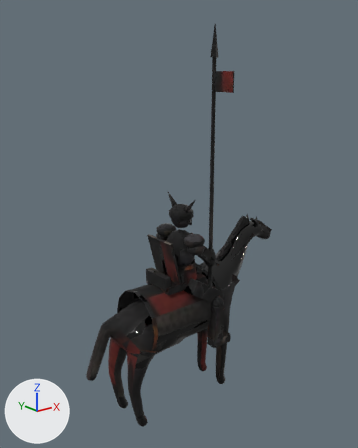
The glTF model public/models/asch_cav.glb: old version first, new version second.
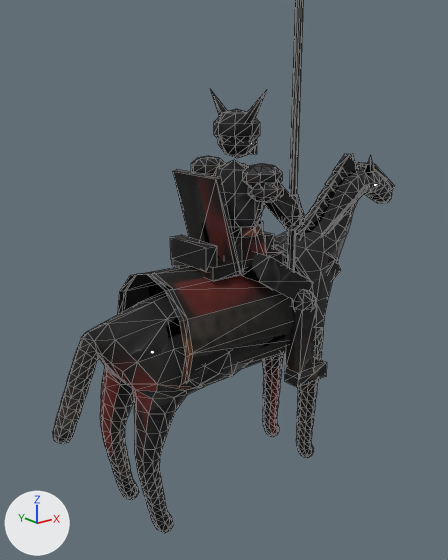
Each version appears first whole from a 50 mm camera at (-3.38, -4.15, 3.92) aimed at (-0.04, 0.03, 2.25), and next in a close-up from a 50 mm camera at (-2.44, -2.89, 2.62) aimed at (-0.22, -0.11, 1.51). The axes (+X, +Y, +Z) are drawn at lower left. The lights are the same throughout. The first two pictures are the older version. The close-ups show mesh edges as thin lines. Vertices at exactly the same position are counted once.

The first close-up shows 'asch_cav'.
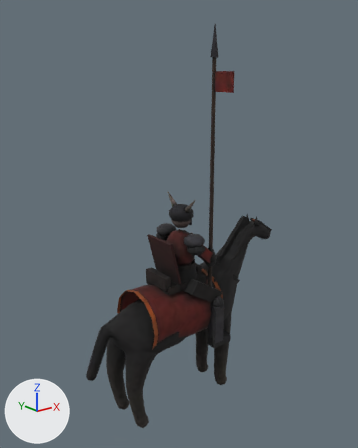
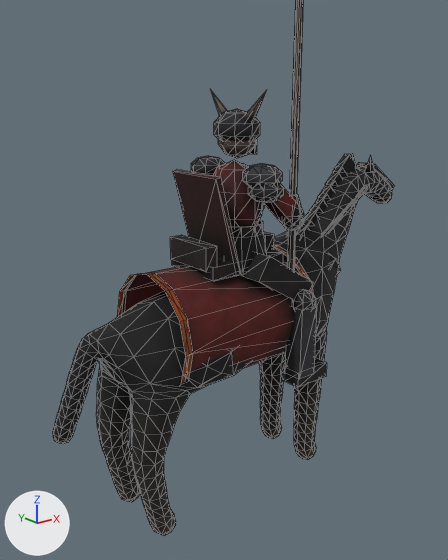
What changed in the scene script:
```text
Change me_asch_cav:
    used by ob_asch_cav; location = (0.0, 0.0, 0.0)
    remove me_asch_cav.from_pydata(...)  # 1619 vertices, 2918 faces; spans x -1.31..1.46, y -0.58..0.43, z 0.05..4.37
    add me_asch_cav.from_pydata(...)  # 1525 vertices, 2733 faces; spans x -1.31..1.46, y -0.58..0.43, z 0.04..4.37
    me_asch_cav part 1: 64 vertices moved from x -1.05..0.75, y -0.33..0.33, z 0.72..1.57 to x -1.06..0.76, y -0.35..0.35, z 0.69..1.57; 572 vertices removed from x -1.08..0.63, y -0.32..0.32, z 0.05..1.57; 478 vertices added at x -1.08..0.68, y -0.34..0.34, z 0.04..1.57
    me_asch_cav part 2: 1655 kept faces spanning x -1.31..1.46, y -0.58..0.43, z 0.69..4.37 get new texture (UV) coordinates
```

Pixel boxes [x1, y1, x2, y2] of what changed, in the close-ups (448 x 560 px; the box of a moved part takes in the faces that stretch with it):
'asch_cav', reshaped
    before: [53, 0, 394, 533]
    after: [53, 0, 394, 535]
part 1 of me_asch_cav, moved or reshaped
    before: [78, 220, 347, 533]
    after: [78, 220, 347, 535]
part 2 of me_asch_cav, surface changed
    both: [53, 0, 388, 442]
